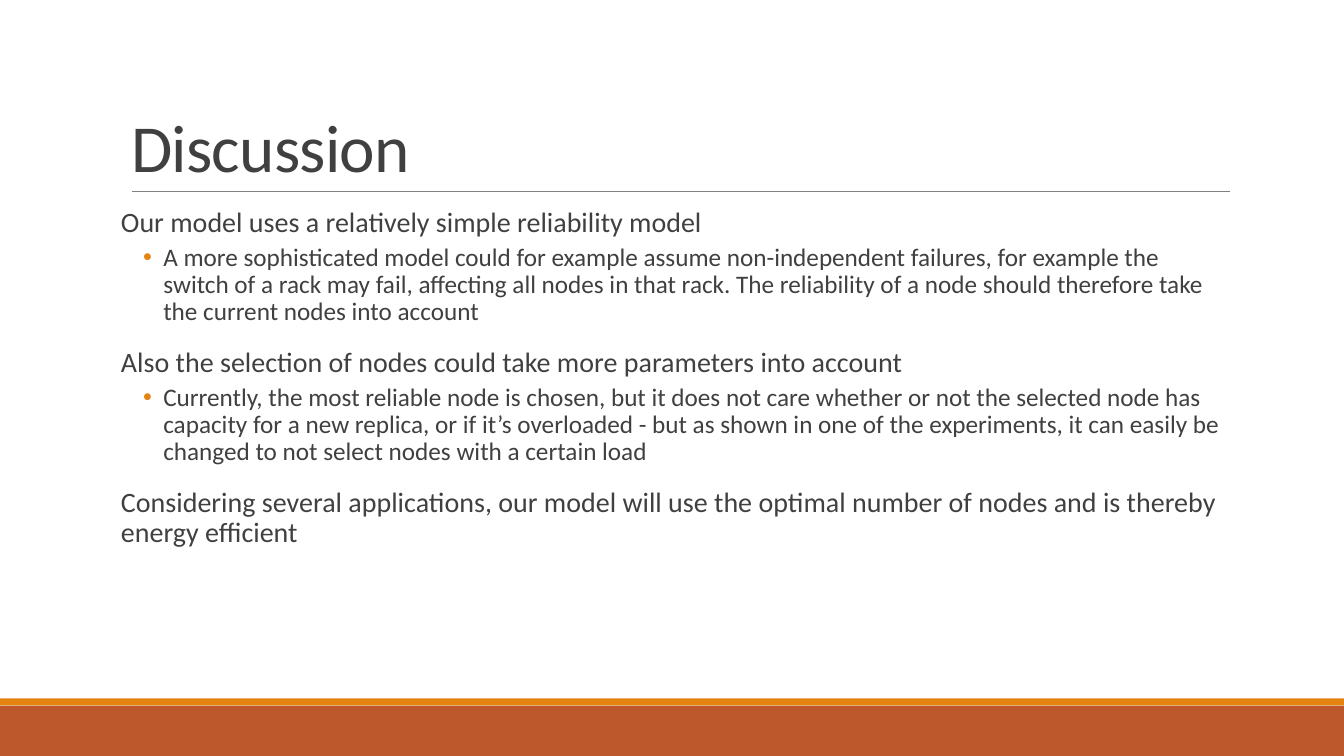
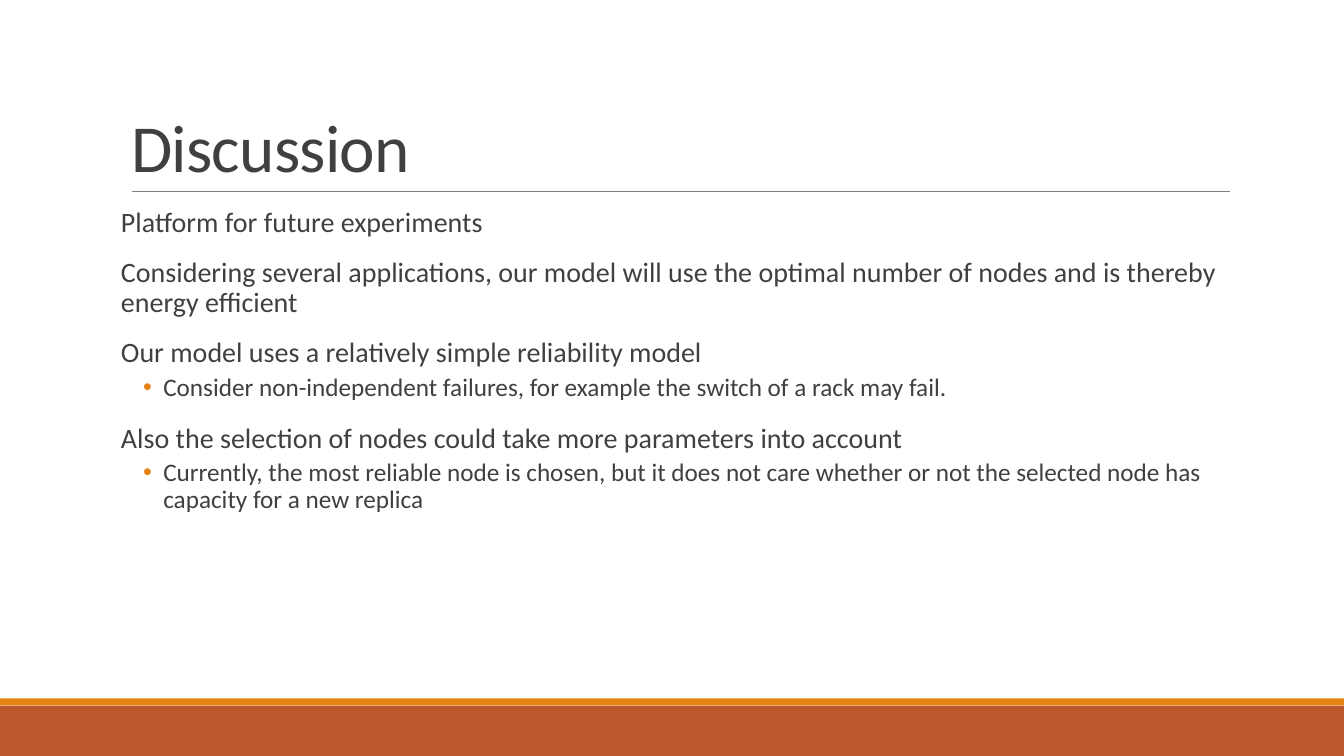
Before and after one commit to PStahl/master_thesis, a slide deck: slide 36 of presentation/presentation2.pptx. Drawn at 1344x756 pixels with LibreOffice and Linux fonts; fonts in the diff are those of the drawing. Boxes give left, top, right and bottom in pixels: in the first picture for what was removed or moved away, otherwise in the second. Text is boxed around its words. In the diff, an @@ line names an element or a change of style, - is before the commit and + after.

Commit message:
update presentation

```diff
--- a/presentation/presentation2.pptx
+++ b/presentation/presentation2.pptx
@@ text at bbox=[121, 212, 1216, 317]: paragraphs added @@
+Platform for future experiments
+Considering several applications, our model will use the optimal number of nodes and is thereby energy efficient
@@ text at bbox=[163, 378, 946, 400]: text changed @@
-  • A more sophisticated model could for example assume non-independent failures, for example the switch of a rack may fail, affecting all nodes in that rack. The reliability of a node should therefore take the current nodes into account
+  • Consider non-independent failures, for example the switch of a rack may fail.
@@ text at bbox=[163, 463, 1200, 512]: text changed @@
-  • Currently, the most reliable node is chosen, but it does not care whether or not the selected node has capacity for a new replica, or if it’s overloaded - but as shown in one of the experiments, it can easily be changed to not select nodes with a certain load
-Considering several applications, our model will use the optimal number of nodes and is thereby energy efficient
+  • Currently, the most reliable node is chosen, but it does not care whether or not the selected node has capacity for a new replica
```
